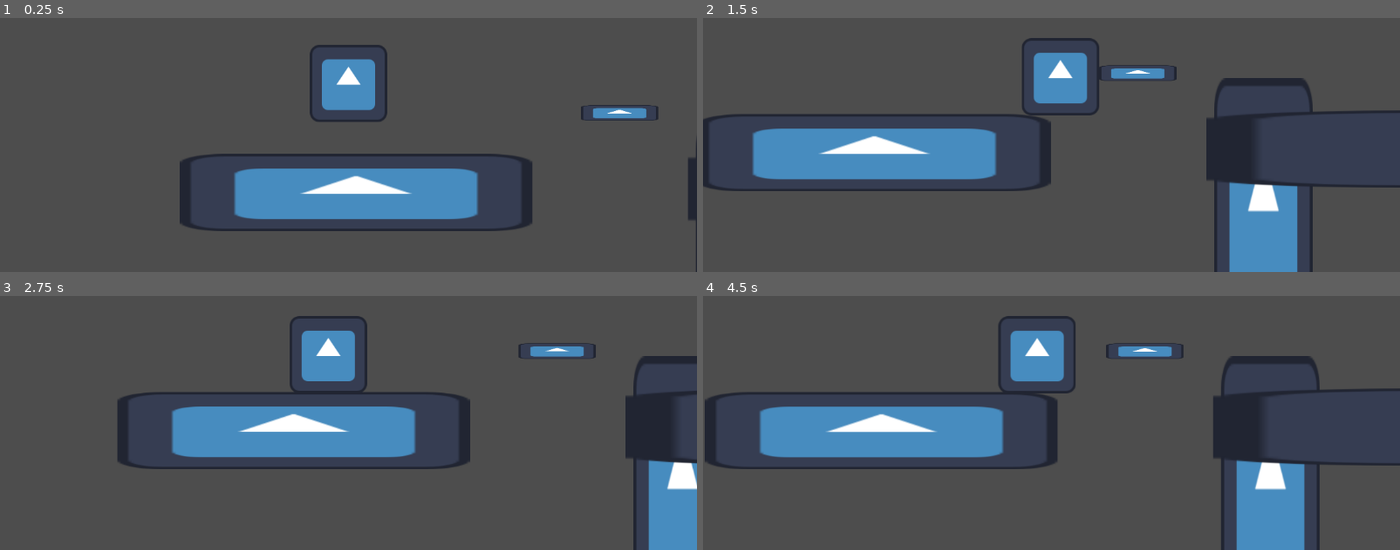
Above: before the commit, frames 1-4 (two rows, left to right).
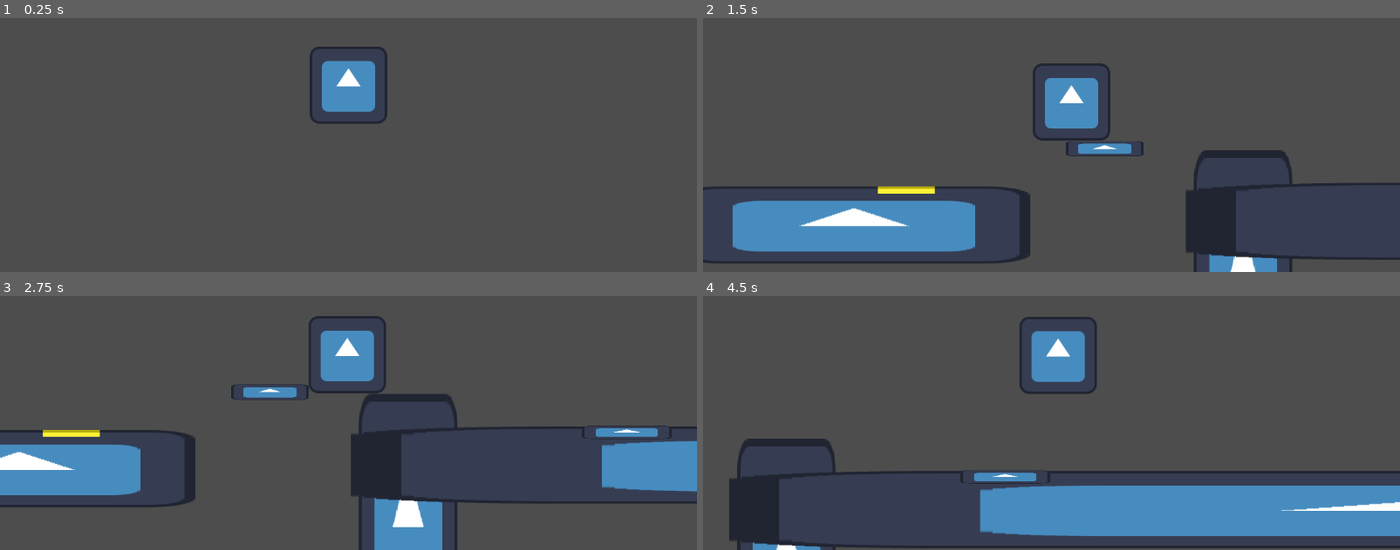
Above: after the commit, the same moments.

Repository: dudualbertti/caverna_de_eldoria
Game: Godot game, scene res://Scenes/main.tscn
Same seed, same stepped clock (60 frames per second), same inputs: the game is played once before the commit and once after it. The engine's default icon, where the game draws it, is replaced by a stand-in: a white triangle on a blue panel in a dark square.
Inputs:
- Up to frame 1 (0.25 s): no input
- Up to frame 2 (1.5 s): hold D (right) from 0.53 s (still down); tap W (jump) at 0.77 s
- Up to frame 3 (2.75 s): tap W (jump) at 1.52 s; release D (right) at 2.03 s; hold A (left) from 2.03 s (still down)
- Up to frame 4 (4.5 s): release A (left) at 2.78 s; hold D (right) 2.78-4.28 s; tap W (jump) at 3.02, 3.77 s; hold A (left) from 4.28 s (still down)

The runs differ from the first frame. In frame 1, 10% of the frame differs, in the area x 25-100%, y 10-100%; in frame 2, 29%; in frame 3, 26%; in frame 4, 31%, in the area x 0-100%, y 7-100%.

Commit message:
Espinhos e plataformas moveis

Diff:
--- /dev/null
+++ b/caverna_eldoria/Scenes/espinhos.tscn
@@ -0,0 +1,71 @@
+[gd_scene load_steps=8 format=3 uid="uid://d1ahvriq0mi4i"]
+
+[ext_resource type="Texture2D" uid="uid://uyq20e7ypxcm" path="res://Assets/espinhos.png" id="1_l8oyh"]
+[ext_resource type="Script" uid="uid://yqmhwnmulg0a" path="res://Scripts/espinhos.gd" id="1_xgxgw"]
+
+[sub_resource type="AtlasTexture" id="AtlasTexture_03ssl"]
+atlas = ExtResource("1_l8oyh")
+region = Rect2(16, 0, 16, 10)
+
+[sub_resource type="AtlasTexture" id="AtlasTexture_xgxgw"]
+atlas = ExtResource("1_l8oyh")
+region = Rect2(32, 0, 16, 10)
+
+[sub_resource type="AtlasTexture" id="AtlasTexture_nvapu"]
+atlas = ExtResource("1_l8oyh")
+region = Rect2(0, 0, 16, 10)
+
+[sub_resource type="SpriteFrames" id="SpriteFrames_k1hro"]
+animations = [{
+"frames": [{
+"duration": 1.0,
+"texture": SubResource("AtlasTexture_03ssl")
+}],
+"loop": true,
+"name": &"ativado",
+"speed": 5.0
+}, {
+"frames": [{
+"duration": 1.0,
+"texture": SubResource("AtlasTexture_xgxgw")
+}],
+"loop": true,
+"name": &"extendido",
+"speed": 5.0
+}, {
+"frames": [{
+"duration": 1.0,
+"texture": SubResource("AtlasTexture_nvapu")
+}],
+"loop": true,
+"name": &"idle",
+"speed": 5.0
+}]
+
+[sub_resource type="RectangleShape2D" id="RectangleShape2D_ti6hq"]
+size = Vector2(16, 10)
+
+[node name="Node2D" type="Node2D"]
+script = ExtResource("1_xgxgw")
+
+[node name="AnimatedSprite2D" type="AnimatedSprite2D" parent="."]
+position = Vector2(0, -2)
+sprite_frames = SubResource("SpriteFrames_k1hro")
+animation = &"idle"
+
+[node name="Area2D" type="Area2D" parent="."]
+
+[node name="CollisionShape2D" type="CollisionShape2D" parent="Area2D"]
+position = Vector2(0, -5)
+shape = SubResource("RectangleShape2D_ti6hq")
+
+[node name="AtivarTimer" type="Timer" parent="."]
+one_shot = true
+
+[node name="DesativarTimer" type="Timer" parent="."]
+wait_time = 2.0
+one_shot = true
+
+[connection signal="body_entered" from="Area2D" to="." method="_on_area_2d_body_entered"]
+[connection signal="timeout" from="AtivarTimer" to="." method="_on_ativar_timer_timeout"]
+[connection signal="timeout" from="DesativarTimer" to="." method="_on_desativar_timer_timeout"]
--- a/caverna_eldoria/Scenes/main.tscn
+++ b/caverna_eldoria/Scenes/main.tscn
@@ -1,9 +1,11 @@
-[gd_scene load_steps=7 format=3 uid="uid://dyol3mkxf5awu"]
+[gd_scene load_steps=9 format=3 uid="uid://dyol3mkxf5awu"]
 
 [ext_resource type="Texture2D" uid="uid://cw37pexk0nbvm" path="res://icon.svg" id="1_bo1nx"]
 [ext_resource type="PackedScene" uid="uid://bn6db8nxrw2wx" path="res://Scenes/player.tscn" id="2_8gbba"]
 [ext_resource type="PackedScene" uid="uid://bmonnxkwrua2d" path="res://Scenes/poco_lama.tscn" id="3_8gbba"]
 [ext_resource type="PackedScene" uid="uid://n64wnhxvm54y" path="res://Scenes/plataforma_quebrar.tscn" id="4_jjvhh"]
+[ext_resource type="PackedScene" uid="uid://cptdsd35eeueu" path="res://Scenes/plataforma_movel.tscn" id="5_kry3j"]
+[ext_resource type="PackedScene" uid="uid://d1ahvriq0mi4i" path="res://Scenes/espinhos.tscn" id="6_21xkr"]
 
 [sub_resource type="RectangleShape2D" id="RectangleShape2D_jjvhh"]
 size = Vector2(577, 20)
@@ -14,7 +16,7 @@
 [node name="Node2D" type="Node2D"]
 
 [node name="CharacterBody2D" parent="." instance=ExtResource("2_8gbba")]
-position = Vector2(93, 88)
+position = Vector2(120, -847)
 
 [node name="StaticBody2D" type="StaticBody2D" parent="."]
 
@@ -51,4 +53,12 @@
 scale = Vector2(7.44002, 3.6)
 
 [node name="plataforma_quebrar" parent="." instance=ExtResource("4_jjvhh")]
-position = Vector2(541, 151)
+position = Vector2(520, 156)
+
+[node name="Plataforma" parent="." instance=ExtResource("5_kry3j")]
+position = Vector2(-363, 217)
+offset = Vector2(-100, 0)
+
+[node name="Node2D" parent="." instance=ExtResource("6_21xkr")]
+position = Vector2(192, 232)
+scale = Vector2(5.84, 3.76)
--- /dev/null
+++ b/caverna_eldoria/Scenes/plataforma_movel.tscn
@@ -0,0 +1,21 @@
+[gd_scene load_steps=4 format=3 uid="uid://cptdsd35eeueu"]
+
+[ext_resource type="Script" uid="uid://do0mo27bv41bn" path="res://Scripts/plataforma_movel.gd" id="1_5pa1n"]
+[ext_resource type="Texture2D" uid="uid://cw37pexk0nbvm" path="res://icon.svg" id="1_flh8p"]
+
+[sub_resource type="RectangleShape2D" id="RectangleShape2D_tvrv0"]
+size = Vector2(128, 64)
+
+[node name="Plataforma" type="Node2D"]
+script = ExtResource("1_5pa1n")
+
+[node name="AnimatableBody2D" type="AnimatableBody2D" parent="."]
+
+[node name="CollisionShape2D" type="CollisionShape2D" parent="AnimatableBody2D"]
+position = Vector2(0, 32)
+shape = SubResource("RectangleShape2D_tvrv0")
+
+[node name="Sprite2D" type="Sprite2D" parent="AnimatableBody2D"]
+position = Vector2(0, 32)
+scale = Vector2(1, 0.5)
+texture = ExtResource("1_flh8p")
--- a/caverna_eldoria/Scenes/plataforma_quebrar.tscn
+++ b/caverna_eldoria/Scenes/plataforma_quebrar.tscn
@@ -4,7 +4,7 @@
 [ext_resource type="Texture2D" uid="uid://cw37pexk0nbvm" path="res://icon.svg" id="1_pedud"]
 
 [sub_resource type="RectangleShape2D" id="RectangleShape2D_fhuoe"]
-size = Vector2(128, 45)
+size = Vector2(128, 97)
 
 [sub_resource type="RectangleShape2D" id="RectangleShape2D_wc626"]
 size = Vector2(128, 26)
@@ -20,7 +20,7 @@
 [node name="Area2D" type="Area2D" parent="."]
 
 [node name="CollisionShape2D" type="CollisionShape2D" parent="Area2D"]
-position = Vector2(0, -22.5)
+position = Vector2(0, -48.5)
 shape = SubResource("RectangleShape2D_fhuoe")
 
 [node name="RigidBody2D" type="StaticBody2D" parent="."]
--- a/caverna_eldoria/Scenes/player.tscn
+++ b/caverna_eldoria/Scenes/player.tscn
@@ -8,6 +8,7 @@
 
 [node name="CharacterBody2D" type="CharacterBody2D"]
 script = ExtResource("1_cvnsp")
+metadata/_edit_lock_ = true
 
 [node name="CollisionShape2D" type="CollisionShape2D" parent="."]
 shape = SubResource("RectangleShape2D_cvnsp")
@@ -16,6 +17,7 @@
 texture = ExtResource("1_v0iea")
 
 [node name="Camera2D" type="Camera2D" parent="."]
+scale = Vector2(0.795, 0.795)
 position_smoothing_enabled = true
 position_smoothing_speed = 10.0
 
--- /dev/null
+++ b/caverna_eldoria/Scripts/espinhos.gd
@@ -0,0 +1,33 @@
+extends Node2D
+
+var ativado = false
+var extendido = false
+
+@onready var ativar_timer: Timer = $AtivarTimer
+@onready var desativar_timer: Timer = $DesativarTimer
+@onready var animated_sprite_2d: AnimatedSprite2D = $AnimatedSprite2D
+
+
+func _ready() -> void:
+	animated_sprite_2d.play("idle")
+
+
+func _on_ativar_timer_timeout() -> void:
+	if not extendido:
+		extendido = true
+		animated_sprite_2d.play("extendido")
+		desativar_timer.start()
+
+
+func _on_area_2d_body_entered(body: Node2D) -> void:
+	if body.has_method("Player"):
+		if not ativado:
+			ativado = true
+			animated_sprite_2d.play("ativado")
+			ativar_timer.start()
+
+
+func _on_desativar_timer_timeout() -> void:
+	extendido = false
+	ativado = false
+	animated_sprite_2d.play("idle")
--- /dev/null
+++ b/caverna_eldoria/Scripts/plataforma_movel.gd
@@ -0,0 +1,15 @@
+extends Node2D
+
+@export var offset = Vector2(0, -320)
+@export var duration = 5.0
+
+@onready var animatable_body_2d: AnimatableBody2D = $AnimatableBody2D
+
+func _ready():
+	start_tween()
+
+func start_tween():
+	var tween = get_tree().create_tween().set_process_mode(Tween.TWEEN_PROCESS_PHYSICS)
+	tween.set_loops().set_parallel(false)
+	tween.tween_property(animatable_body_2d, "position", offset, duration / 2)
+	tween.tween_property(animatable_body_2d, "position", Vector2.ZERO, duration / 2)
--- a/caverna_eldoria/Scripts/plataforma_quebrar.gd
+++ b/caverna_eldoria/Scripts/plataforma_quebrar.gd
@@ -2,10 +2,6 @@
 
 var stepped = false
 @onready var quebrar_timer: Timer = $QuebrarTimer
-
-# Called when the node enters the scene tree for the first time.
-func _ready() -> void:
-	pass # Replace with function body.
 
 
 func _on_area_2d_body_entered(body: Node2D) -> void:
@@ -16,9 +12,5 @@
 			quebrar_timer.start()
 
 
-func _on_area_2d_body_exited(body: Node2D) -> void:
-	pass # Replace with function body.
-
-
 func _on_quebrar_timer_timeout() -> void:
 	queue_free()
--- a/caverna_eldoria/Scripts/player.gd
+++ b/caverna_eldoria/Scripts/player.gd
@@ -3,10 +3,10 @@
 const MAX_SPEED = 400.0
 var speed = MAX_SPEED
 
-var velocity_change_speed = 40
+var velocity_change_speed = 35
 
 var jump_velocity = -500
-var gravity = 12
+var gravity = 15
 
 var vertical_velocity = 0
 
@@ -21,8 +21,10 @@
 @onready var jump_buffer_timer: Timer = $Jump_Buffer_Timer
 @onready var coyote_time_timer: Timer = $Coyote_Time_Timer
 
+
 func Player():
 	pass
+
 
 func jump():
 	if jump_count < 1:
--- a/caverna_eldoria/project.godot
+++ b/caverna_eldoria/project.godot
@@ -35,3 +35,7 @@
 , Object(InputEventKey,"resource_local_to_scene":false,"resource_name":"","device":-1,"window_id":0,"alt_pressed":false …(186 unchanged characters)…
 ]
 }
+
+[rendering]
+
+textures/canvas_textures/default_texture_filter=0
Binary file added: caverna_eldoria/Assets/espinhos.png
Not shown, added: caverna_eldoria/Assets/espinhos.png.import
Not shown, added: caverna_eldoria/Scripts/espinhos.gd.uid
Not shown, added: caverna_eldoria/Scripts/plataforma_movel.gd.uid
